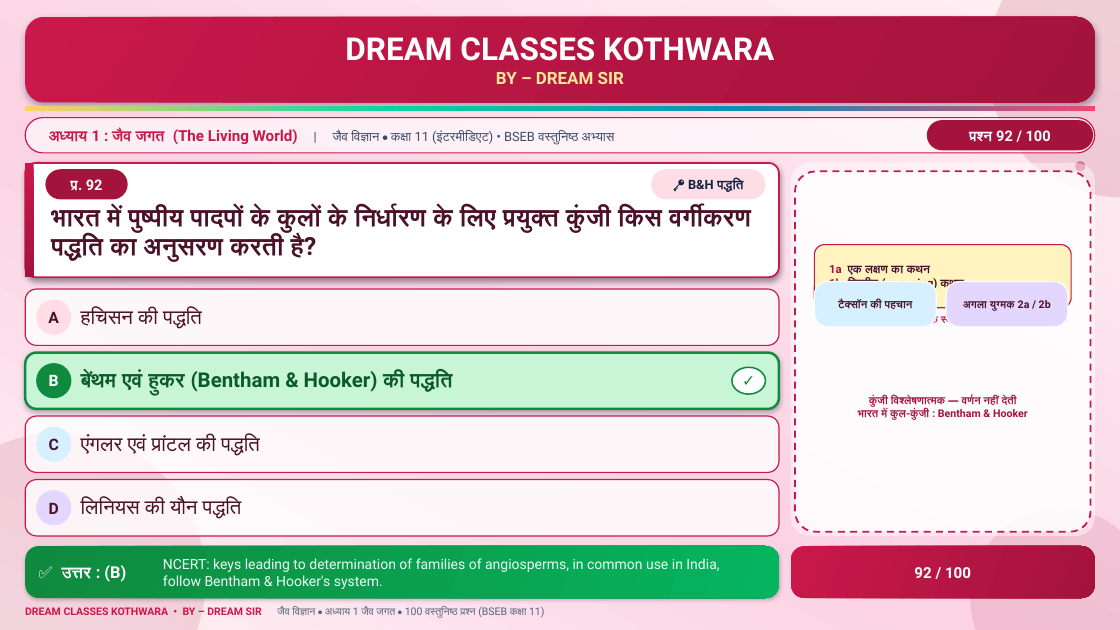
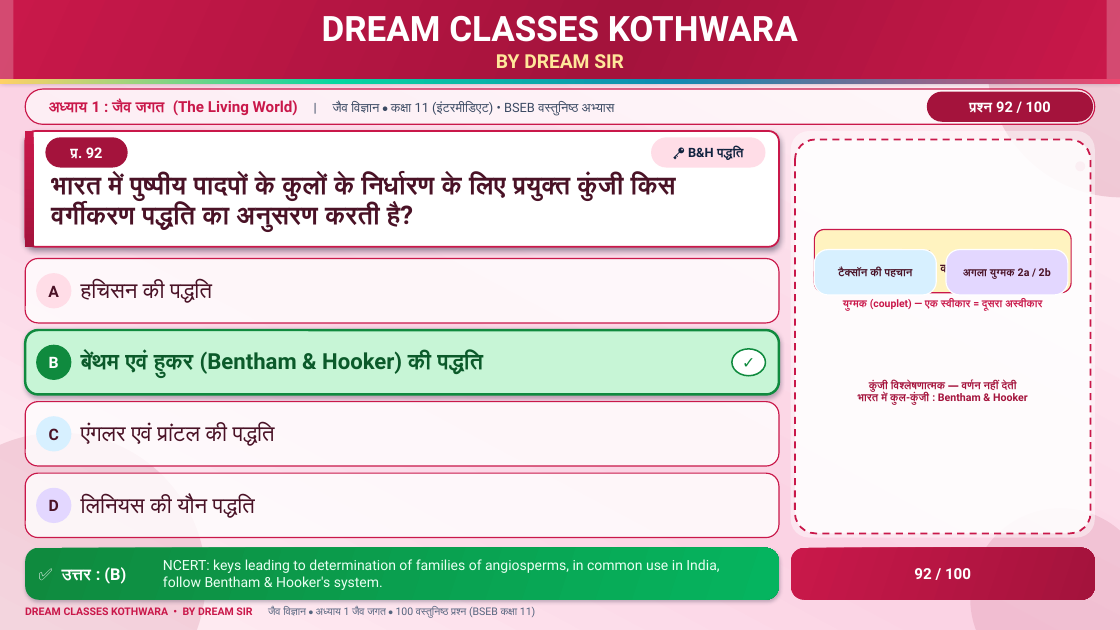
Before and after one commit to funnypawan/ppp, a slide deck: slide 93 of Biology_Ch1_Jaiv_Jagat_100_MCQ_Dream_Classes.pptx. Drawn at 1120x630 pixels with LibreOffice and Linux fonts; fonts in the diff are those of the drawing. Boxes give left, top, right and bottom in pixels: in the first picture for what was removed or moved away, otherwise in the second. Text is boxed around its words. In the diff, an @@ line names an element or a change of style, - is before the commit and + after.

Commit message:
Header: put DREAM CLASSES KOTHWARA + BY DREAM SIR at the very top of every slide
- header() ab full-bleed top banner banata hai (0 → 0.94in), white 30pt bold
  "DREAM CLASSES KOTHWARA" (line 1) aur theek neeche 16.5pt "BY DREAM SIR" (line 2),
  rainbow divider ke saath — sabhi 104 slides par (100 question slides including).
- Title slide banner 0→1.12in (34/18pt) with 2-line block, naya chapter-theme band,
  "100 स्लाइड" chip, topic-wise प्रश्न-रेंज strip; closing slide bhi header() use karta hai.
- Answer-key slides: banner 0→0.86in + alag white title bar, grid ko footer se bachane
  ke liye pitch tighten (chh 0.500 / gap 0.045, footer y=7.08).
- Question slides ko thoda upar shift karke fonts bade: question 23→16pt ladder,
  options 19→14pt ladder, obot 6.40.
- qa.py me naya check: NO-TOP-BANNER / BANNER-LINE1 / BANNER-LINE2 — 104/104 pass.

```diff
--- a/Biology_Ch1_Jaiv_Jagat_100_MCQ_Dream_Classes.pptx
+++ b/Biology_Ch1_Jaiv_Jagat_100_MCQ_Dream_Classes.pptx
@@ rectangle "DREAM CLASSES KOTHWARA": place and size @@
-rectangle "DREAM CLASSES KOTHWARA" at (25, 17, 1095, 103)
+rectangle "DREAM CLASSES KOTHWARA" at (0, 0, 1120, 79)
@@ rectangle "DREAM CLASSES KOTHWARA" at (0, 0, 1120, 79): rounded rectangle to rectangle; shadow changed @@
@@ rectangle added at (0, 0, 13, 79), fill #FFFFFF at 22% opacity @@
@@ text in rectangle at (322, 15, 798, 42): size 27 to 30 pt in "DREAM CLASSES KOTHWARA" @@
@@ rectangle added at (1107, 0, 1120, 79), fill #FFFFFF at 22% opacity @@
@@ text in rectangle at (496, 54, 624, 68): text changed; size 14.5 to 16.5 pt @@
-BY – DREAM SIR
+BY DREAM SIR
@@ rectangle: place and size @@
-rectangle at (25, 106, 1095, 111)
+rectangle at (0, 79, 1120, 84)
@@ 7 rounded rectangles, 1 text, 1 rectangle: place and size @@
-7 rounded rectangles, 1 text, 1 rectangle at (25, 118, 1095, 327)
+7 rounded rectangles, 1 text, 1 rectangle at (25, 89, 1095, 295)
@@ rounded rectangle: place and size @@
-rounded rectangle at (791, 163, 1095, 536)
+rounded rectangle at (791, 131, 1095, 538)
@@ rounded rectangle: place and size @@
-rounded rectangle at (795, 171, 1091, 532)
+rounded rectangle at (795, 139, 1091, 534)
@@ ellipse removed at (34, 161, 44, 171) @@
@@ text "भारत में पुष्पीय पादपों के ..." at (51, 175, 676, 232): size 21.5 to 22 pt @@
@@ rounded rectangle: place and size @@
-rounded rectangle at (25, 289, 779, 345)
+rounded rectangle at (25, 259, 779, 323)
@@ size 17.5 to 19 pt in 4 elements at (81, 495, 255, 518), (81, 424, 275, 446), (81, 351, 483, 377), (81, 280, 212, 303) @@
@@ text "हचिसन की पद्धति": place and size @@
-text "हचिसन की पद्धति" at (81, 308, 202, 329)
+text "हचिसन की पद्धति" at (81, 280, 212, 303)
@@ ellipse "A": place and size @@
-ellipse "A" at (36, 300, 71, 335)
+ellipse "A" at (36, 273, 71, 308)
@@ rounded rectangle: place and size @@
-rounded rectangle at (25, 353, 779, 409)
+rounded rectangle at (25, 330, 779, 395)
@@ ellipse "B": place and size @@
-ellipse "B" at (36, 363, 71, 398)
+ellipse "B" at (36, 344, 71, 380)
@@ text "बेंथम एवं हुकर (Bentham & ...": place and size @@
-text "बेंथम एवं हुकर (Bentham & ..." at (81, 371, 452, 393)
+text "बेंथम एवं हुकर (Bentham & ..." at (81, 351, 483, 377)
@@ ellipse "✓": place and size @@
-ellipse "✓" at (732, 367, 765, 394)
+ellipse "✓" at (732, 349, 765, 376)
@@ 2 texts, 1 rounded rectangle: place and size @@
-2 texts, 1 rounded rectangle at (814, 245, 1071, 420)
+2 texts, 1 rounded rectangle at (814, 229, 1071, 405)
@@ rounded rectangle: place and size @@
-rounded rectangle at (25, 416, 779, 472)
+rounded rectangle at (25, 402, 779, 466)
@@ ellipse "C": place and size @@
-ellipse "C" at (36, 427, 71, 462)
+ellipse "C" at (36, 416, 71, 451)
@@ text "एंगलर एवं प्रांटल की पद्धति": place and size @@
-text "एंगलर एवं प्रांटल की पद्धति" at (81, 435, 260, 456)
+text "एंगलर एवं प्रांटल की पद्धति" at (81, 424, 275, 446)
@@ rounded rectangle: place and size @@
-rounded rectangle at (25, 480, 779, 536)
+rounded rectangle at (25, 473, 779, 538)
@@ text at (25, 607, 535, 618): text changed @@
-DREAM CLASSES KOTHWARA • BY – DREAM SIR जैव विज्ञान • अध्याय 1 जैव जगत • 100 वस्तुनिष्ठ प्रश्न (BSEB कक्षा 11)
+DREAM CLASSES KOTHWARA • BY DREAM SIR जैव विज्ञान • अध्याय 1 जैव जगत • 100 वस्तुनिष्ठ प्रश्न (BSEB कक्षा 11)
```
Also in this commit, not shown: 103 other slides changed, 3 other files.
